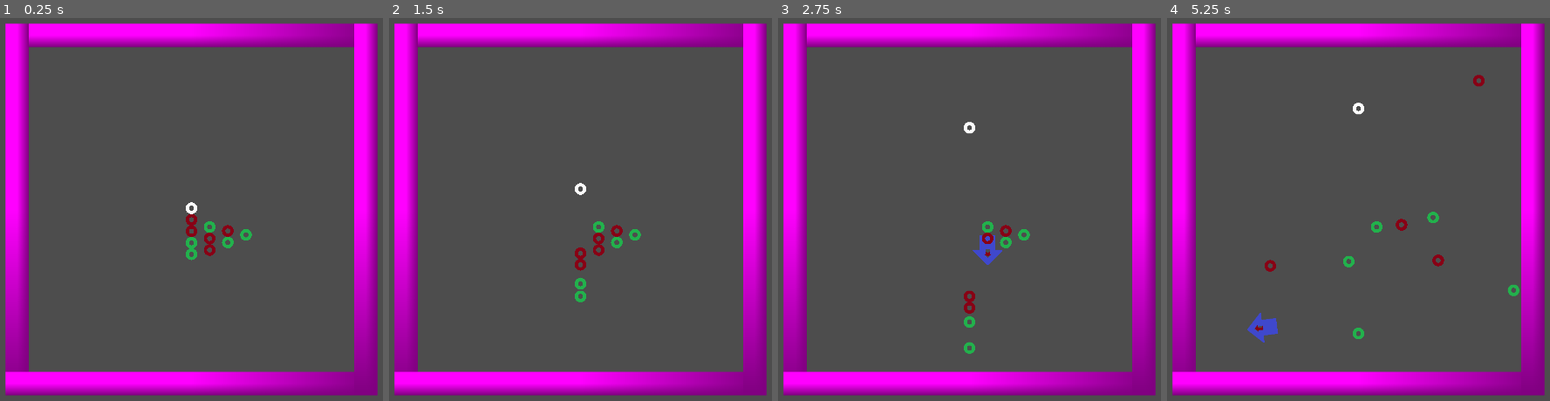
Above: before the commit, frames 1-4 (left to right).
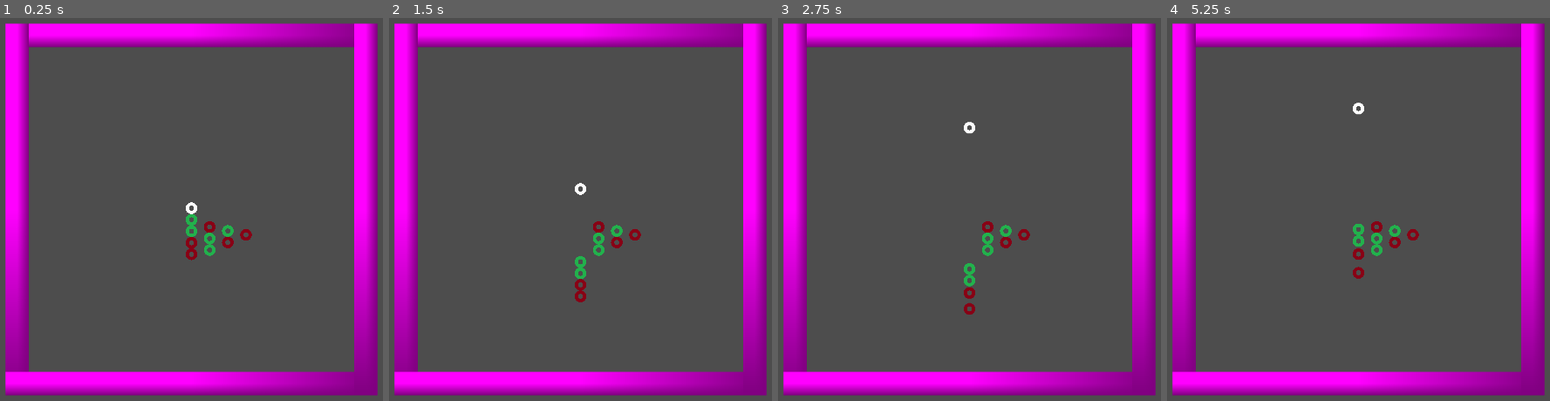
Above: after the commit, the same moments.

Repository: devonbacon/piechenotte
Game: Godot game, scene res://game.tscn
The game is run twice, just before and just after one commit, with the same random seed, the same clock (stepped at 60 frames per second) and the same inputs.
Inputs (mouse positions are in pixels of both pictures, inside the frame that each line leads up to):
- Up to frame 1 (0.25 s): no input
- Up to frame 2 (1.5 s): tap Enter at 0.5 s; move the mouse to (580, 209) at 0.52 s; press the mouse at (580, 209) at 0.53 s; tap Space at 1.25 s; move the mouse to (580, 255) at 1.27 s; release the mouse at (580, 255) at 1.28 s; click (580, 255) at 1.35 s
- Up to frame 3 (2.75 s): tap Enter at 2 s; move the mouse to (988, 251) at 2.02 s; press the mouse at (988, 251) at 2.03 s
- Up to frame 4 (5.25 s): tap Space at 2.75 s; move the mouse to (1358, 320) at 2.77 s; release the mouse at (1358, 320) at 2.78 s; click (1358, 320) at 2.85 s; move the mouse to (1377, 240) at 3.52 s; press the mouse at (1377, 240) at 3.53 s; move the mouse to (1392, 243) at 4.27 s; release the mouse at (1392, 243) at 4.28 s; click (1392, 243) at 4.35 s; move the mouse to (1262, 328) at 5.02 s; press the mouse at (1262, 328) at 5.03 s

The runs differ from the first frame. In frame 1, 0.6% of the frame differs, in the area x 48-66%, y 51-64%; in frame 2, 0.7%; in frame 3, 0.9%; in frame 4, 1.4%, in the area x 20-93%, y 14-85%.

Commit message:
feat: Added pocket, signals not working yet

Diff:
--- /dev/null
+++ b/piechenotte/board/board.gd
@@ -0,0 +1,13 @@
+extends Node2D
+
+signal piece_pocketed
+
+func handle_pocket(body: Node2D):
+	piece_pocketed.emit(body)
+	body.queue_free()
+
+func _ready():
+	$TopLeftPocket.connect("body_shape_entered", handle_pocket)
+	$TopRightPocket.connect("body_shape_entered", handle_pocket)
+	$BottomLeftPocket.connect("body_shape_entered", handle_pocket)
+	$BottomRightPocket.connect("body_shape_entered", handle_pocket)
--- a/piechenotte/board.tscn
+++ b/piechenotte/board/board.tscn
@@ -1,4 +1,6 @@
-[gd_scene load_steps=4 format=3 uid="uid://lbfim0dhriqs"]
+[gd_scene load_steps=6 format=3 uid="uid://lbfim0dhriqs"]
+
+[ext_resource type="Script" uid="uid://c04lcq17nvddn" path="res://board/board.gd" id="1_5c38k"]
 
 [sub_resource type="PlaceholderTexture2D" id="PlaceholderTexture2D_4mug4"]
 
@@ -9,7 +11,11 @@
 [sub_resource type="RectangleShape2D" id="RectangleShape2D_4mug4"]
 size = Vector2(1.0000001, 1)
 
+[sub_resource type="CircleShape2D" id="CircleShape2D_4mug4"]
+radius = 96.0
+
 [node name="Board" type="Node2D"]
+script = ExtResource("1_5c38k")
 
 [node name="Top" type="Sprite2D" parent="."]
 position = Vector2(511.99997, 32)
@@ -66,3 +72,29 @@
 position = Vector2(5.9604645e-08, 1.0000001)
 rotation = -3.1415925
 shape = SubResource("RectangleShape2D_4mug4")
+
+[node name="TopLeftPocket" type="Area2D" parent="."]
+
+[node name="CollisionShape2D" type="CollisionShape2D" parent="TopLeftPocket"]
+position = Vector2(64, 64)
+shape = SubResource("CircleShape2D_4mug4")
+
+[node name="TopRightPocket" type="Area2D" parent="."]
+
+[node name="CollisionShape2D" type="CollisionShape2D" parent="TopRightPocket"]
+position = Vector2(960, 64)
+shape = SubResource("CircleShape2D_4mug4")
+
+[node name="BottomRightPocket" type="Area2D" parent="."]
+position = Vector2(0, 896)
+
+[node name="CollisionShape2D" type="CollisionShape2D" parent="BottomRightPocket"]
+position = Vector2(960, 64)
+shape = SubResource("CircleShape2D_4mug4")
+
+[node name="BottomLeftPocket" type="Area2D" parent="."]
+position = Vector2(0, 1792)
+
+[node name="CollisionShape2D" type="CollisionShape2D" parent="BottomLeftPocket"]
+position = Vector2(64, -832)
+shape = SubResource("CircleShape2D_4mug4")
--- a/piechenotte/game.gd
+++ b/piechenotte/game.gd
@@ -6,7 +6,7 @@
 
 func _ready():
 	var shooter = Piece.instantiate()
-	shooter.init(window.size / 2, "white")
+	shooter.init(window.size / 2, 0)
 
 	add_child(shooter)
 
@@ -15,7 +15,7 @@
 
 	for i in 10:
 		var other = Piece.instantiate()
-		var color = "green" if i % 2 == 0 else "red"
+		var color = (i % 2) + 1
 		other.init((window.size / 2) + Vector2i(count_in_line * 50, 100 - 10 * line), color)
 
 		if count_in_line == line:
--- a/piechenotte/game.tscn
+++ b/piechenotte/game.tscn
@@ -1,7 +1,7 @@
 [gd_scene load_steps=3 format=3 uid="uid://bkeilhnogc63y"]
 
 [ext_resource type="Script" uid="uid://b3gyw8nlfee16" path="res://game.gd" id="1_80nbo"]
-[ext_resource type="PackedScene" uid="uid://lbfim0dhriqs" path="res://board.tscn" id="2_e2o6t"]
+[ext_resource type="PackedScene" uid="uid://lbfim0dhriqs" path="res://board/board.tscn" id="2_e2o6t"]
 
 [node name="Game" type="Node"]
 script = ExtResource("1_80nbo")
--- a/piechenotte/piece/charge_target.gd
+++ b/piechenotte/piece/charge_target.gd
@@ -11,27 +11,27 @@
 func _ready():
 	hide()
 
-func do_rotate():
-	var direction = global_position - source_pos
-
-	rotation = atan2(direction.y, direction.x)
+func init(pos: Vector2):
+	source_pos = pos
+	enabled = true
+	show()
 
 func set_pos(source: Vector2, target: Vector2):
 	var distance = (target - source).normalized() * clamp(target.distance_to(source), 0, MAX_DISTANCE_PX)
 
 	global_position = source + distance
 
-func init(pos: Vector2):
-	source_pos = pos
-	enabled = true
-	show()
+func scale():
+	var distance = global_position.distance_to(source_pos)
+	var magnitude = lerp(.005, .01, distance / MAX_DISTANCE_PX)
 
+	$Sprite2D.scale = Vector2(magnitude, magnitude)
 
 func _process(_delta) -> void:
-	if enabled and Input.is_action_pressed("click"):
+	if enabled:
 		set_pos(source_pos, get_global_mouse_position())
-
-		do_rotate()
+		look_at(source_pos)
+		scale()
 
 
 func _input(event):
--- a/piechenotte/piece/charge_target.tscn
+++ b/piechenotte/piece/charge_target.tscn
@@ -13,3 +13,4 @@
 rotation = -1.5707964
 scale = Vector2(0.01, 0.01)
 texture = ExtResource("1_nga0y")
+flip_v = true
--- a/piechenotte/piece/piece.gd
+++ b/piechenotte/piece/piece.gd
@@ -8,18 +8,24 @@
 var green = preload("res://piece/green.png")
 var white = preload("res://piece/white.png")
 
-func init(pos: Vector2, type: String):
+enum PieceType { WHITE = 0, RED = 1, GREEN = 2 }
+
+var piece_type: PieceType
+
+func init(pos: Vector2, type: PieceType):
+	piece_type = type
 	global_position = pos
-	if type == "red":
+
+	if type == PieceType.RED:
 		$Sprite2D.texture = red
-	elif type == "green":
+	elif type == PieceType.GREEN:
 		$Sprite2D.texture = green
 	else:
 		$Sprite2D.texture = white
 
 
 func _on_input_event(_viewport: Node, event: InputEvent, _shape_idx: int) -> void:
-	if event.is_action_pressed("click"):
+	if piece_type == PieceType.WHITE and event.is_action_pressed("click"):
 		$ChargeTarget.init(global_position)
 
 func _on_charge_target_fire(pos: Vector2) -> void:
Not shown, added: piechenotte/board/board.gd.uid
Not shown, added: piechenotte/piece/piece.tscn1162591544.tmp
